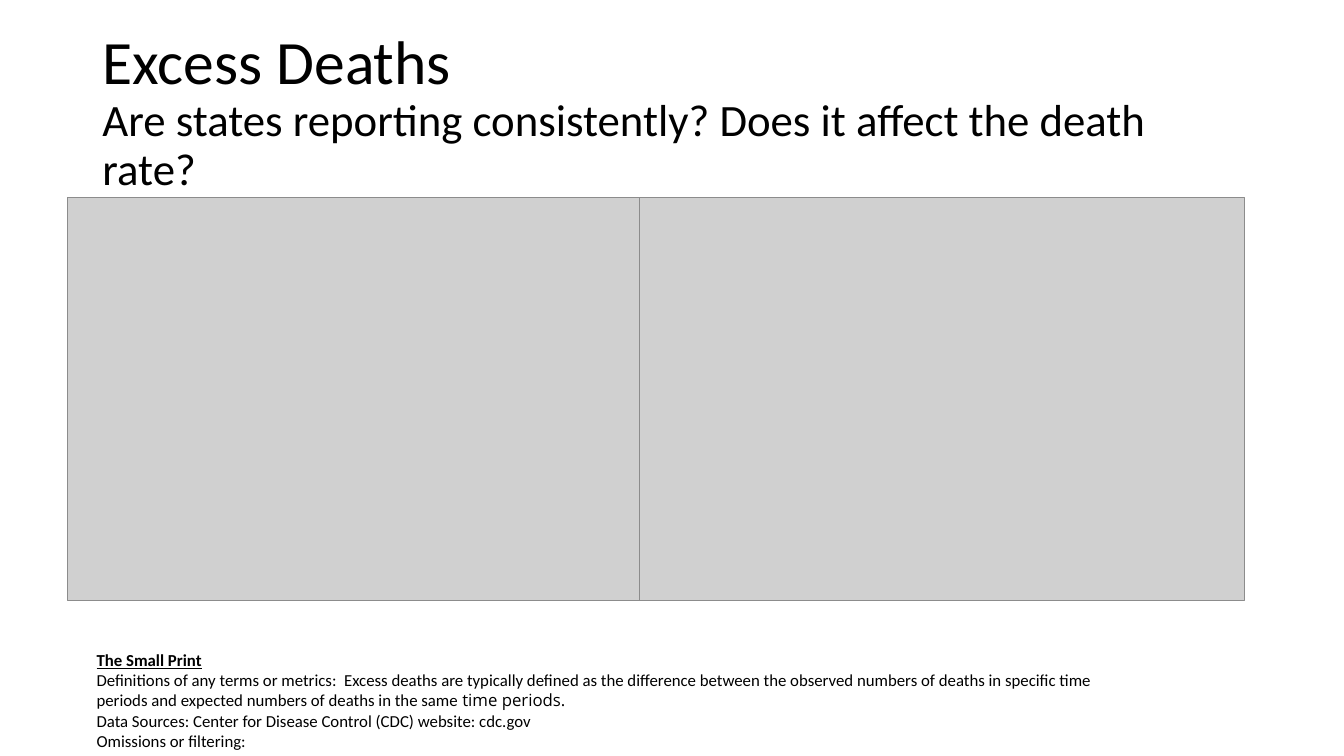
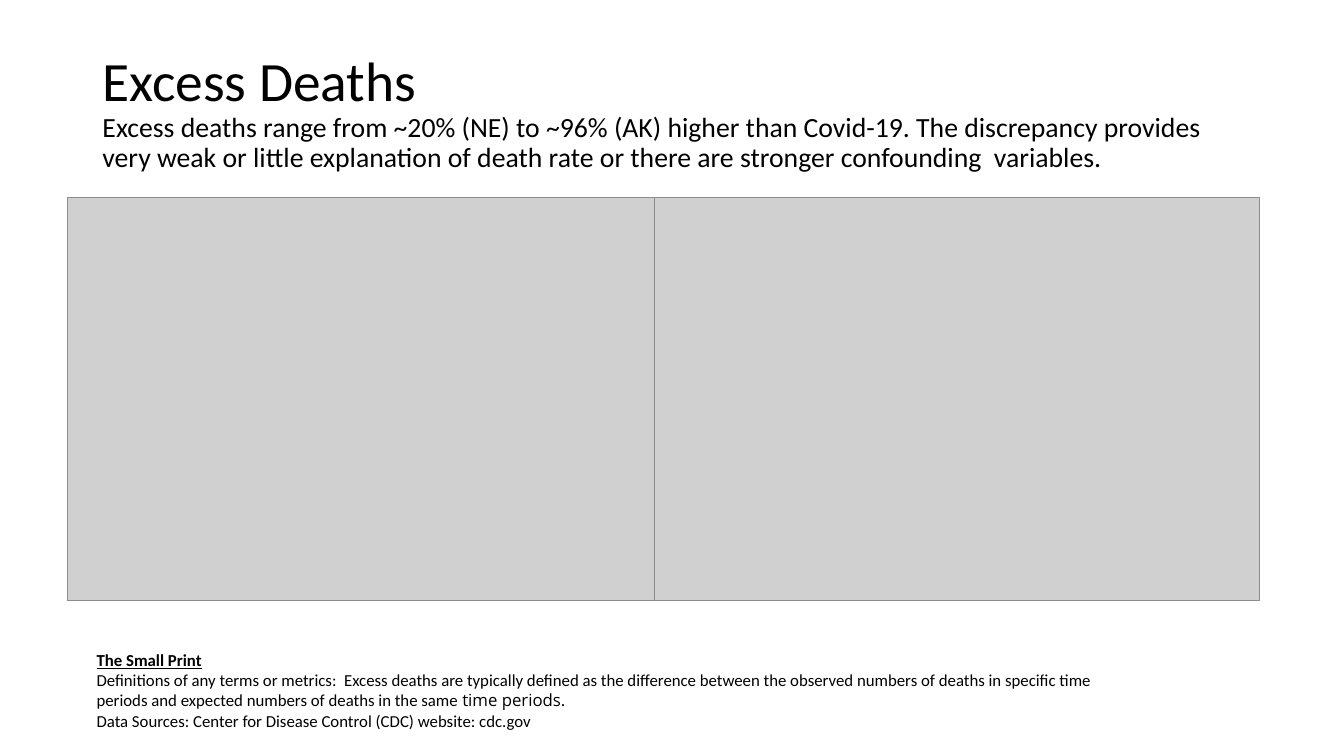
Before and after one commit to jenniecinelli/project_one, a slide deck: slide 7 of Folder0/Presentation.pptx. Drawn at 1344x756 pixels with LibreOffice and Linux fonts; fonts in the diff are those of the drawing; grey boxes stand for pictures. Boxes give left, top, right and bottom in pixels: in the first picture for what was removed or moved away, otherwise in the second. Text is boxed around its words. In the diff, an @@ line names an element or a change of style, - is before the commit and + after.

```diff
--- a/Folder0/Presentation.pptx
+++ b/Folder0/Presentation.pptx
@@ title at box(102, 62, 1200, 172): text changed; size 32 to 19.8 pt @@
-Excess Deaths
-Are states reporting consistently? Does it affect the death rate?
+Excess Deaths
+Excess deaths range from ~20% (NE) to ~96% (AK) higher than Covid-19. The discrepancy provides very weak or little explanation of death rate or there are stronger confounding variables.
@@ picture: place and size @@
-picture at box(640, 198, 1245, 601)
+picture at box(654, 198, 1259, 601)
@@ text at box(97, 735, 245, 750): paragraph removed @@
-Omissions or filtering:
```
Also in this commit, not shown: 6 other slides changed, 2 slides removed, 13 other files.
